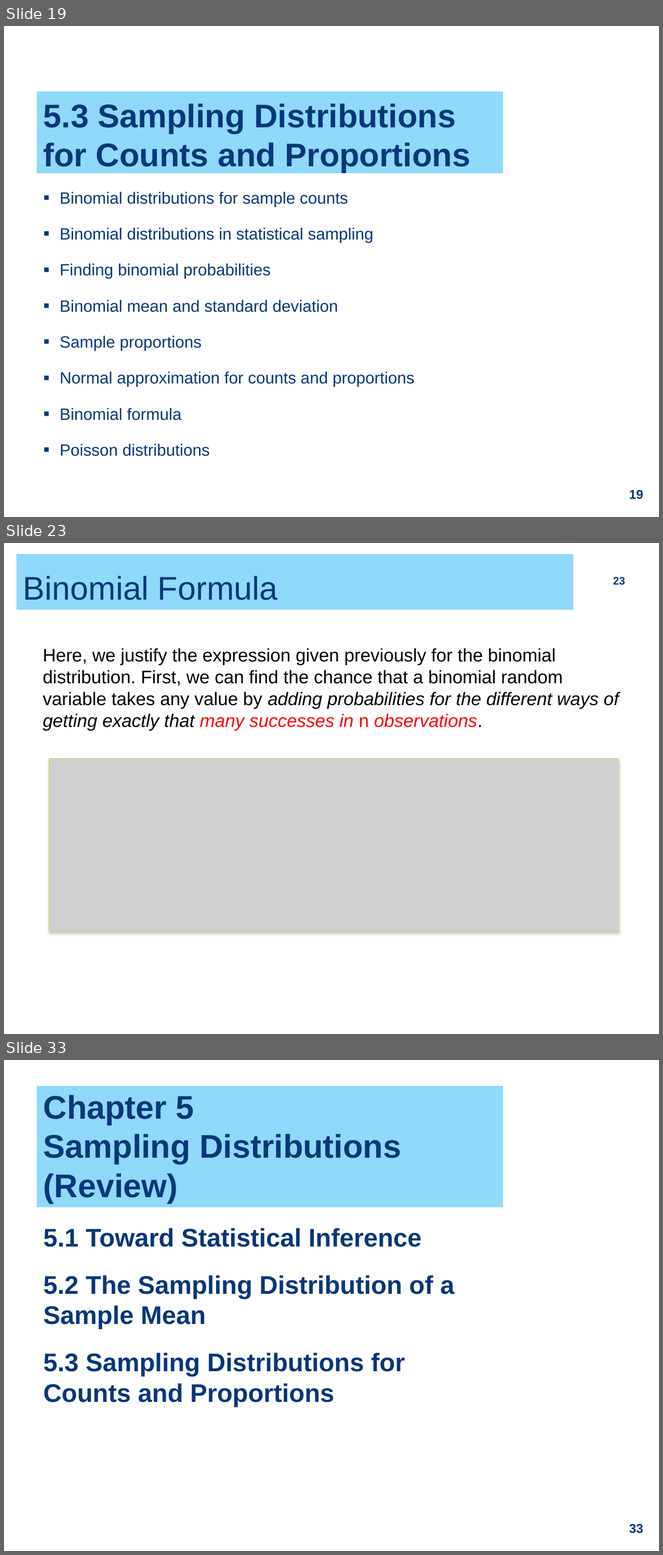
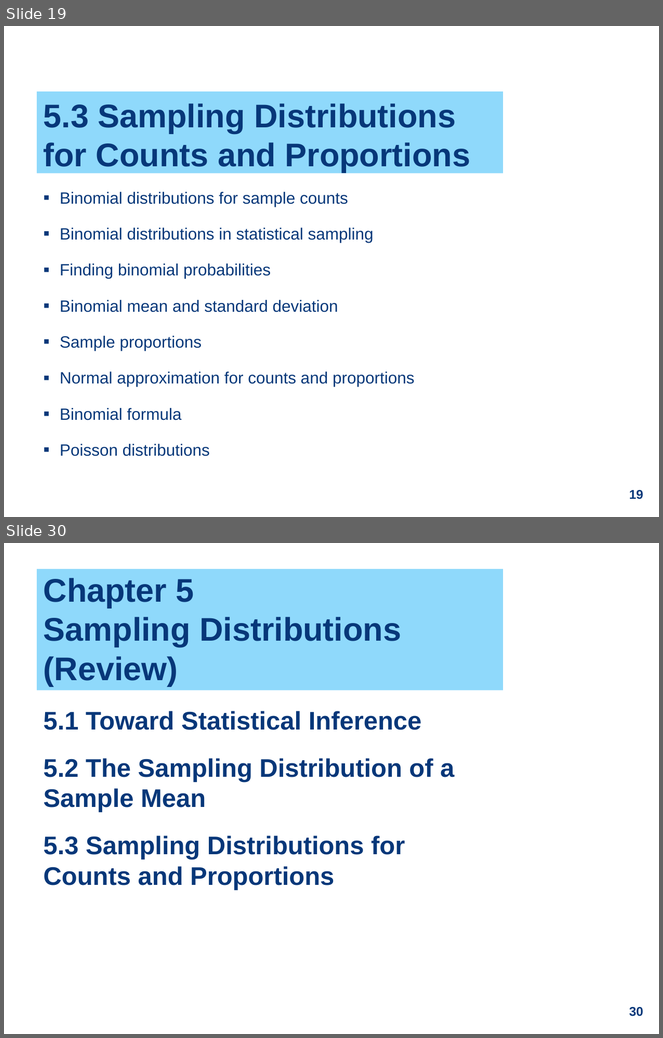
Before and after one commit to ZhiyangGeeZhou/ZhiyangGeeZhou.github.io, a slide deck: attach/UWM/UWM_PH702_2026Fall_Part05.pptx. Shown one above the other, each under a label of ours: slides 19, 23 and 33 before the commit, slides 19 and 30 after it; the slides between them are not shown. The pictures are 663x1555 and 663x1038 pixels, drawn with LibreOffice and Linux fonts; fonts in the diff are those of the drawing; grey boxes stand for pictures. Boxes give left, top, right and bottom in pixels: in the first picture for what was removed or moved away, otherwise in the second. Text is boxed around its words. In the diff, an @@ line names an element or a change of style, - is before the commit and + after.

```diff
--- a/attach/UWM/UWM_PH702_2026Fall_Part05.pptx
+++ b/attach/UWM/UWM_PH702_2026Fall_Part05.pptx
@@ slide 23 removed at box(4, 543, 659, 1034), background #FFFFFF @@
@@ title removed at box(16, 554, 573, 610) @@
-Binomial Formula
@@ page number removed at box(613, 577, 625, 585) @@
-23
@@ text removed at box(43, 648, 619, 731) @@
-Here, we justify the expression given previously for the binomial distribution. First, we can find the chance that a binomial random variable takes any value by adding probabilities for the different ways of getting exactly that many successes in n observations.
@@ picture removed at box(49, 759, 619, 931) @@
@@ what was slide 33 is now slide 30 @@
@@ page number at box(630, 1007, 644, 1017): text changed @@
-33
+30
```
Also in this commit, not shown: 8 slides changed, 1 slide added, 3 other slides removed.
